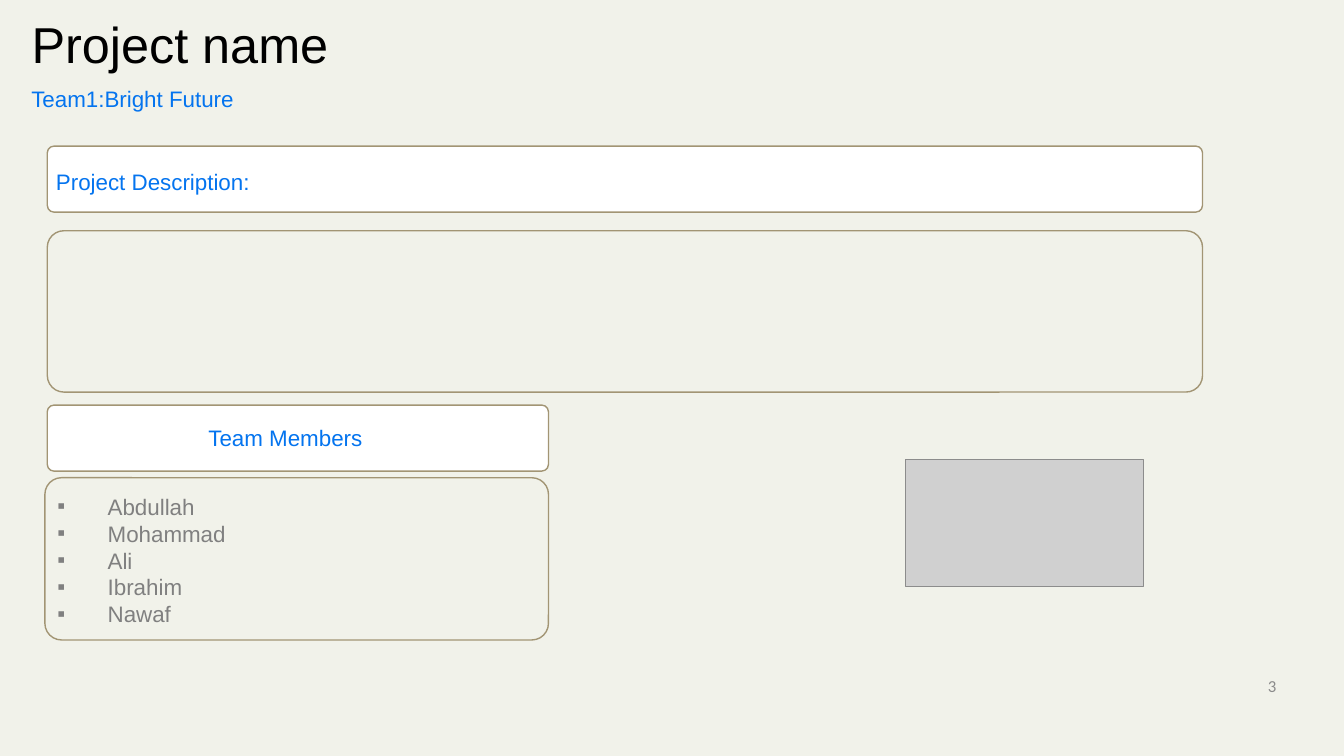
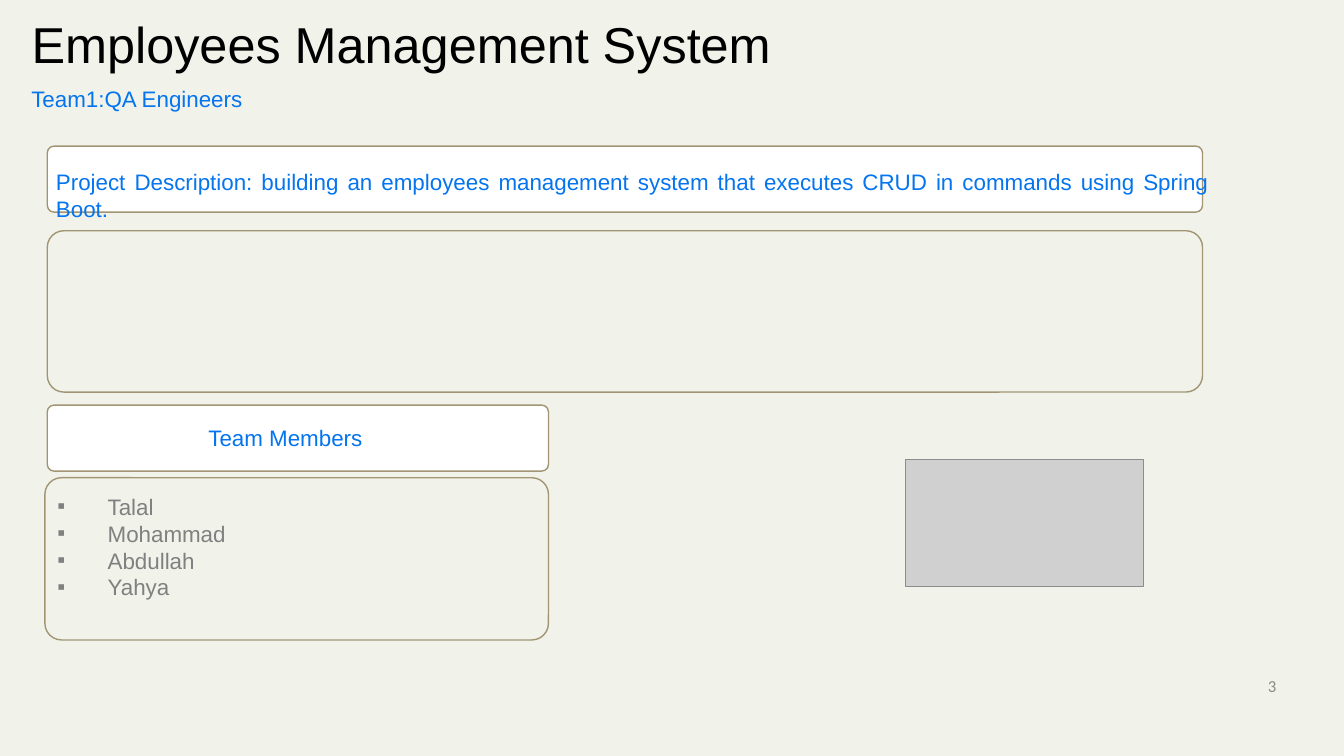
Before and after one commit to mickknutson/SITE_BOOTCAMP_QA, a slide deck: slide 3 of StudentWork/Mohammed/MohammedSITEReport .pptx. Drawn at 1344x756 pixels with LibreOffice and Linux fonts; fonts in the diff are those of the drawing; grey boxes stand for pictures; background and template pictures are left out. Boxes give left, top, right and bottom in pixels: in the first picture for what was removed or moved away, otherwise in the second. Text is boxed around its words. In the diff, an @@ line names an element or a change of style, - is before the commit and + after.

```diff
--- a/StudentWork/Mohammed/MohammedSITEReport .pptx
+++ b/StudentWork/Mohammed/MohammedSITEReport .pptx
@@ title at (32,26,771,73): text changed @@
-Project name
+Employees Management System
@@ text at (31,90,243,112): text changed @@
-Team1:Bright Future
+Team1:QA Engineers
@@ text at (56,172,1208,218): text changed @@
-Project Description:
+Project Description: building an employees management system that executes CRUD in commands using Spring Boot.
@@ text at (108,499,226,542): paragraphs added @@
+▪ Talal
+▪ Mohammad
@@ text at (108,579,170,600): text changed @@
-▪ Mohammad
-▪ Ali
-▪ Ibrahim
-▪ Nawaf
+▪ Yahya
```
Also in this commit, not shown: 4 other slides changed.
